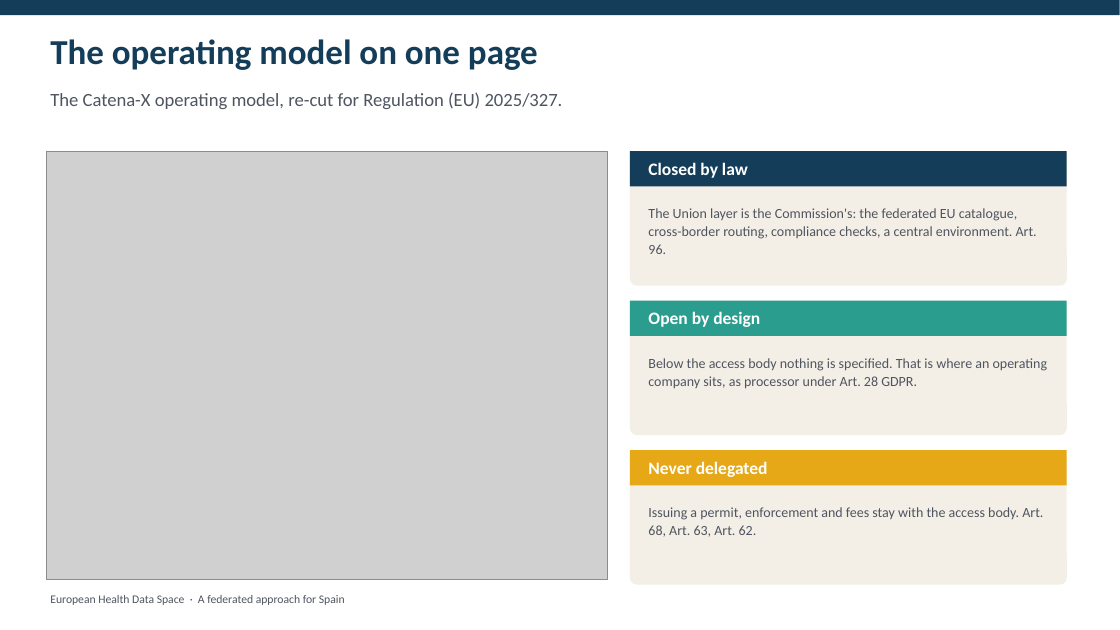
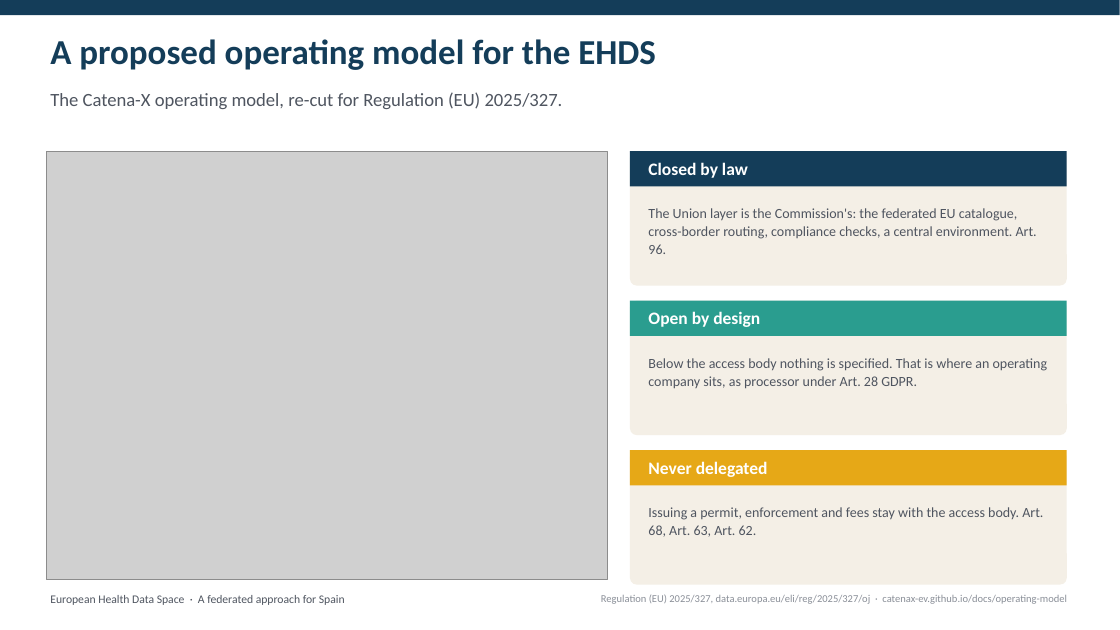
Before and after one commit to ma3u/MinimumViableHealthDataspacev2, a slide deck: slide 19 of docs/demos/spain-ehds-ministry-deck.pptx. Drawn at 1120x630 pixels with LibreOffice and Linux fonts; fonts in the diff are those of the drawing; grey boxes stand for pictures. Boxes give left, top, right and bottom in pixels: in the first picture for what was removed or moved away, otherwise in the second. Text is boxed around its words. In the diff, an @@ line names an element or a change of style, - is before the commit and + after.

Commit message:
docs: how to actually move the secure processing environment to Contrast, and five closing slides
Two things the demo needs and did not have.

The secure processing environment. ADR-037 decided the pattern and stopped
there, which left the obvious question unanswered: how hard is it. The answer
starts with a blocker worth stating first, that Contrast does not run on
Container Apps at all. It installs a Kubernetes RuntimeClass and a per-node
DaemonSet and runs each pod as its own confidential micro-VM, so phase 2 is a
second runtime rather than a deployment change. AKS with a Confidential
Containers node pool is the cheap way in, partly because on bare metal the
minimum TCB reference values cannot be derived and have to be read out of error
messages.

Only the analysis workload moves. Every Contrast pod becomes a VM sized from its
containers' memory limits, so a database or a UI inside one costs a node and
buys nothing.

Step 7 is the reason to do any of it: contrast verify fails when the manifest
active at the Coordinator is not the one being verified, and the access body
runs it from its own laptop, needing nothing from the operator. Step 8, which
is easy to miss, is that a Coordinator restart blocks every workload until
someone holding seedshare-owner.pem recovers it. That file belongs in Key Vault
from the first run.

The deck. The closing section is five slides rather than six, with the dates and
the money merged, and every slide now carries its sources bottom right, because
the argument rests on the adopted Regulation and the published Catena-X
operating model and the audience should be able to check both.

ADR-037 cited Art. 50 and Art. 46 to 53, which are proposal numbers. It is still
Proposed, so corrected rather than superseded: the secure processing environment
is Art. 73.

```diff
--- a/docs/demos/spain-ehds-ministry-deck.pptx
+++ b/docs/demos/spain-ehds-ministry-deck.pptx
@@ text at bbox=[50, 39, 656, 70]: text changed @@
-The operating model on one page
+A proposed operating model for the EHDS
@@ text added at bbox=[601, 594, 1067, 604], 9 pt, text #8A8F98 @@
+Regulation (EU) 2025/327, data.europa.eu/eli/reg/2025/327/oj · catenax-ev.github.io/docs/operating-model
```
Also in this commit, not shown: 4 other slides changed, 1 slide removed, 4 other files.
